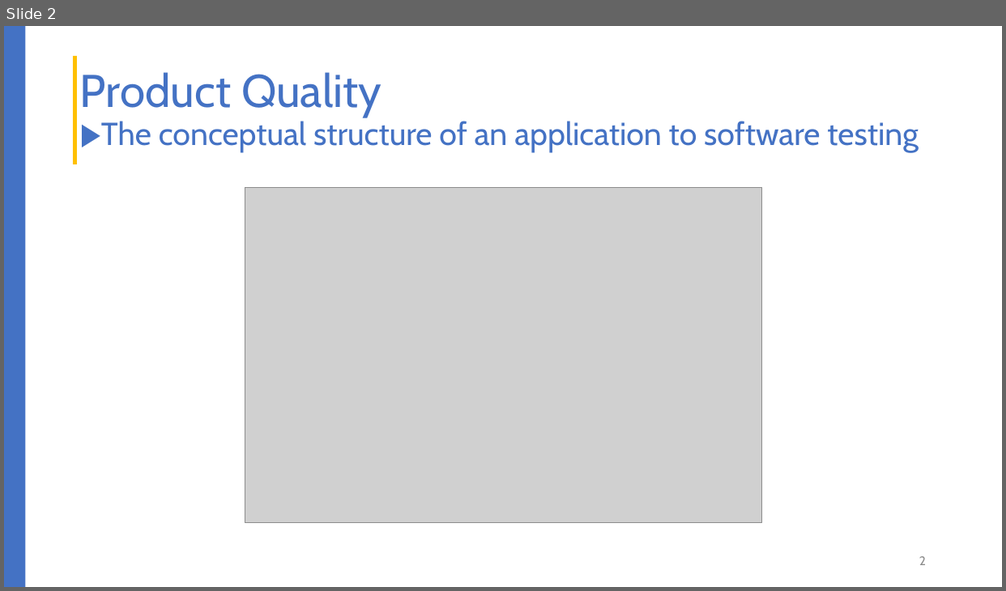
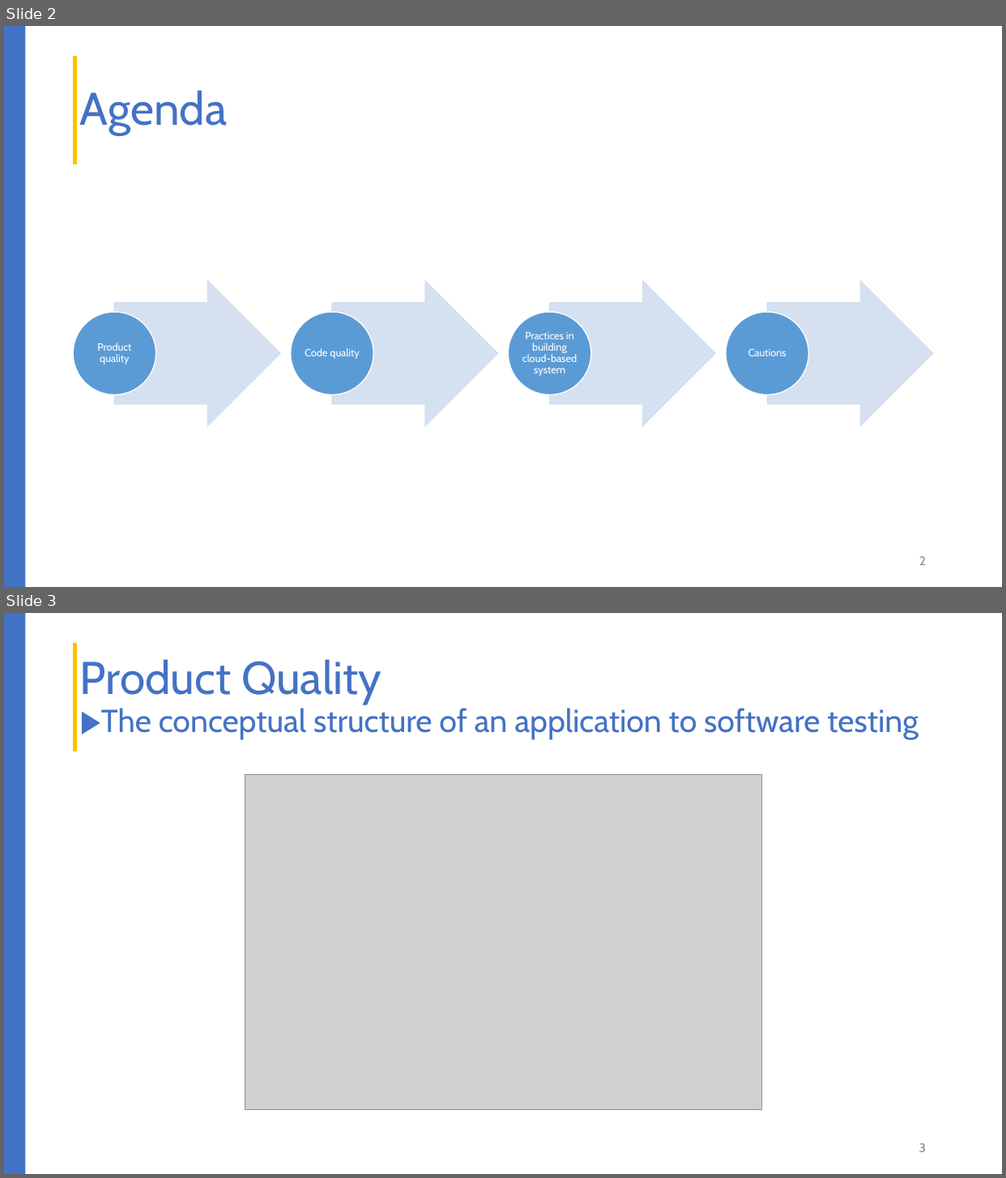
Before and after one commit to liepnguyen/Planru, a slide deck: Documents/Lessons Learned From Agile Quality Assurance In Scrum.pptx. Shown one above the other, each under a label of ours: slide 2 before the commit, slides 2 and 3 after it. The pictures are 1006x591 and 1006x1178 pixels, drawn with LibreOffice and Linux fonts; fonts in the diff are those of the drawing; grey boxes stand for pictures. Boxes give left, top, right and bottom in pixels: in the first picture for what was removed or moved away, otherwise in the second. Text is boxed around its words. In the diff, an @@ line names an element or a change of style, - is before the commit and + after.

```diff
--- a/Documents/Lessons Learned From Agile Quality Assurance In Scrum.pptx
+++ b/Documents/Lessons Learned From Agile Quality Assurance In Scrum.pptx
@@ slide 2 added at (4, 26, 1002, 587), background #FFFFFF; not listed: 2 template elements that a slide beside it also shows @@
@@ title added at (80, 90, 227, 135), 44 pt, text #4472C4 @@
+Agenda
@@ group added at (73, 281, 933, 426): 4 right arrows, 4 ellipses, 4 texts @@
+Product quality
+Code quality
+Practices in building cloud-based system
+Cautions
@@ page number added at (919, 557, 926, 565), 12 pt, text #8C8C8C @@
+2
@@ what was slide 2 is now slide 3 @@
@@ page number at (919, 1144, 926, 1152): text changed @@
-2
+3
```
Also in this commit, not shown: 4 slides changed, 5 other slides added, 1 slide removed.
